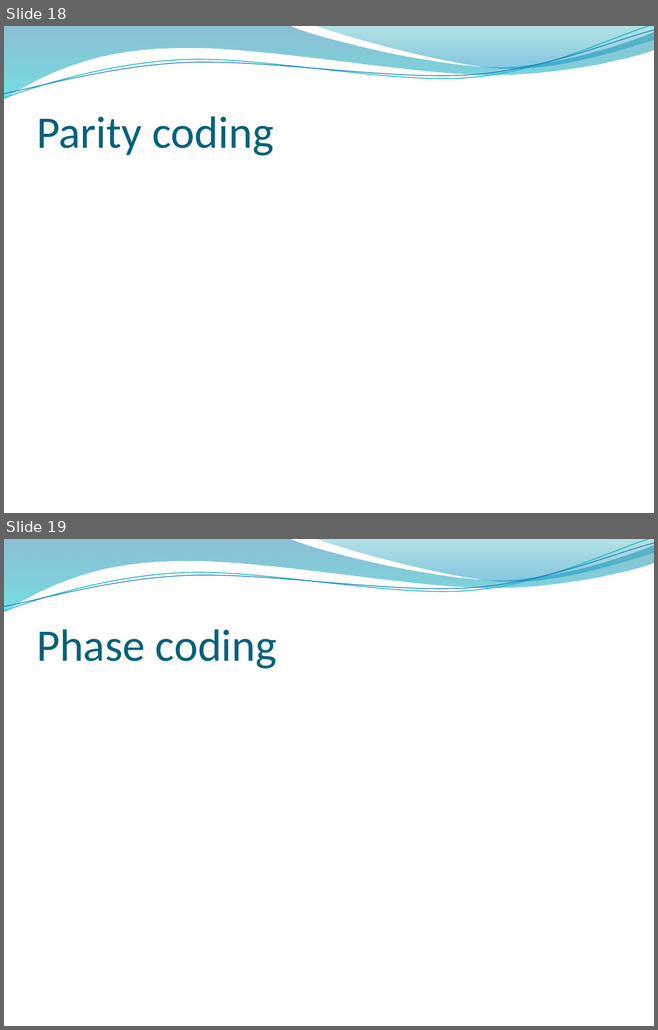
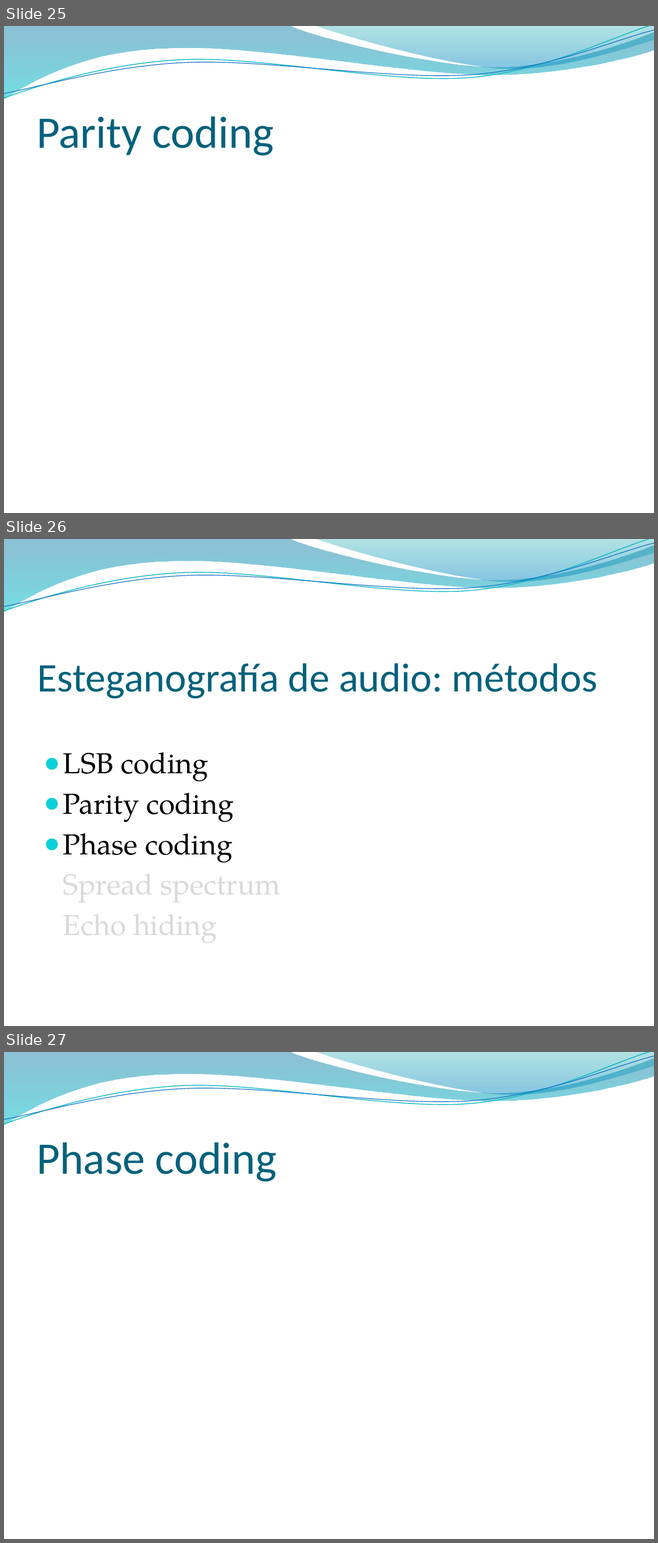
Before and after one commit to pasruiben/esteganografia-criptografia, a slide deck: doc/Ocultar datos en archivos de sonido.pptx. Shown one above the other, each under a label of ours: slides 18 and 19 before the commit, slides 25, 26 and 27 after it. The pictures are 658x1030 and 658x1543 pixels, drawn with LibreOffice and Linux fonts; fonts in the diff are those of the drawing; background and template pictures are left out. Boxes give left, top, right and bottom in pixels: in the first picture for what was removed or moved away, otherwise in the second. Text is boxed around its words. In the diff, an @@ line names an element or a change of style, - is before the commit and + after.

```diff
--- a/doc/Ocultar datos en archivos de sonido.pptx
+++ b/doc/Ocultar datos en archivos de sonido.pptx
@@ slide 26 added at (4, 539, 654, 1026), background picture (left out); not listed: 4 template elements that a slide beside it also shows @@
@@ title added at (37, 663, 597, 699), 45 pt, text #04617B @@
+Esteganografía de audio: métodos
@@ text added at (63, 752, 280, 947), 32 pt, text #000000 @@
+● LSB coding
+● Parity coding
+● Phase coding
+Spread spectrum
+Echo hiding
@@ what was slide 18 is now slide 25 @@
@@ what was slide 19 is now slide 27 @@
```
Also in this commit, not shown: 7 slides changed, 11 other slides added, 2 slides removed.
